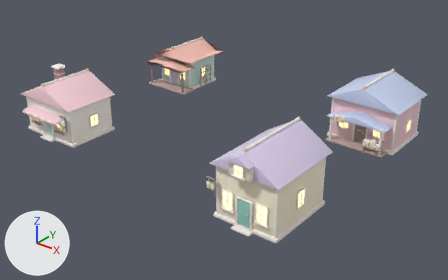
An edit to the Blender file assets-src/town-cottages/thornvale-cottages.blend, drawn before and after from the same camera.
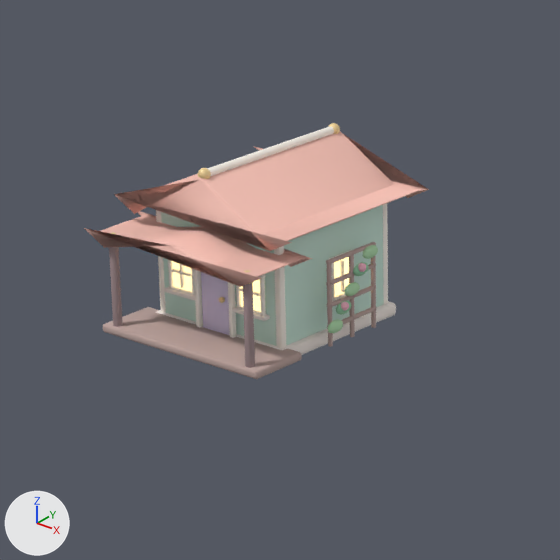
Each version is shown whole from a 50 mm lens placed at (32.02, -39.54, 23.87), pointed at (1.39, -1.26, 0.14), then close up on the part from 28% to 57% of the width and 3% to 49% of the height. Arrows for +X, +Y and +Z are at lower left; the lights stay in place. The older version's two pictures come first.

Names of what the first close-up shows: 'Cottage_mint_tea_house__Accent_Lavender', 'Cottage_mint_tea_house__Roof_Coral', 'Cottage_mint_tea_house__StoneLight', 'Cottage_mint_tea_house__Trim_Cream', 'Cottage_mint_tea_house__Wall_Mint', 'Cottage_mint_tea_house__WindowGlow', 'Cottage_mint_tea_house__Wood_Cocoa', 'Cottage_mint_tea_house__Wood_DarkCocoa' and 4 more.
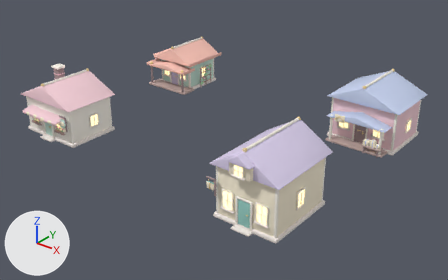
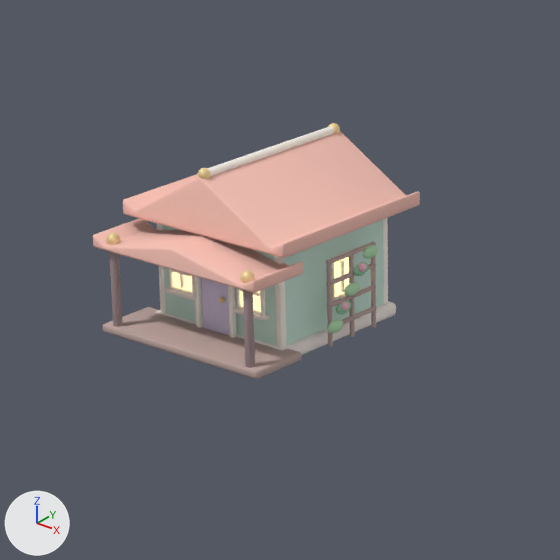
What differs and where, as boxes [x1, y1, x2, y2] in the close-ups (560 x 560 px):
'Cottage_mint_tea_house__Roof_Coral', reshaped
    before: [84, 131, 429, 287]
    after: [93, 131, 420, 293]
part 1 of me_cottage_mint_tea_house__roof_coral_mesh, rebuilt (8% narrower)
    before: [84, 211, 312, 287]
    after: [93, 218, 303, 293]
part 2 of me_cottage_mint_tea_house__roof_coral_mesh, reshaped
    before: [114, 135, 429, 251]
    after: [123, 174, 420, 258]

The change, as a list of edits to the scene's bpy script:
```text
Change me_cottage_mint_tea_house__roof_coral_mesh:
    used by ob_cottage_mint_tea_house__roof_coral; parent = ob_cottage_mint_tea_house; location = (0.0, 0.0, 0.0)
    remove me_cottage_mint_tea_house__roof_coral_mesh.from_pydata(...)  # 132 vertices, 256 faces; spans x -2.89..2.89, y -3.61..2.55, z 2.39..4.32
    add me_cottage_mint_tea_house__roof_coral_mesh.from_pydata(...)  # 188 vertices, 368 faces; spans x -2.63..2.63, y -3.61..2.55, z 2.3..4.32
    me_cottage_mint_tea_house__roof_coral_mesh part 1: the loose piece of 62 vertices spanning x -2.89..2.89, y -3.61..-1.85, z 2.39..2.98 is rebuilt with 90 vertices and now spans x -2.63..2.63, y -3.61..-1.85, z 2.3..2.86
    me_cottage_mint_tea_house__roof_coral_mesh part 2: 8 vertices moved from x -2.72..2.72, y -2.53..2.53, z 3.27..3.28 to x -2.6..2.6, y -2.53..2.53, z 3.18..3.22; 16 vertices removed from x -2.89..2.89, y -2.55..2.55, z 3.25..3.33; 44 vertices added at x -2.62..2.62, y -2.55..2.55, z 2.86..3.23
```
